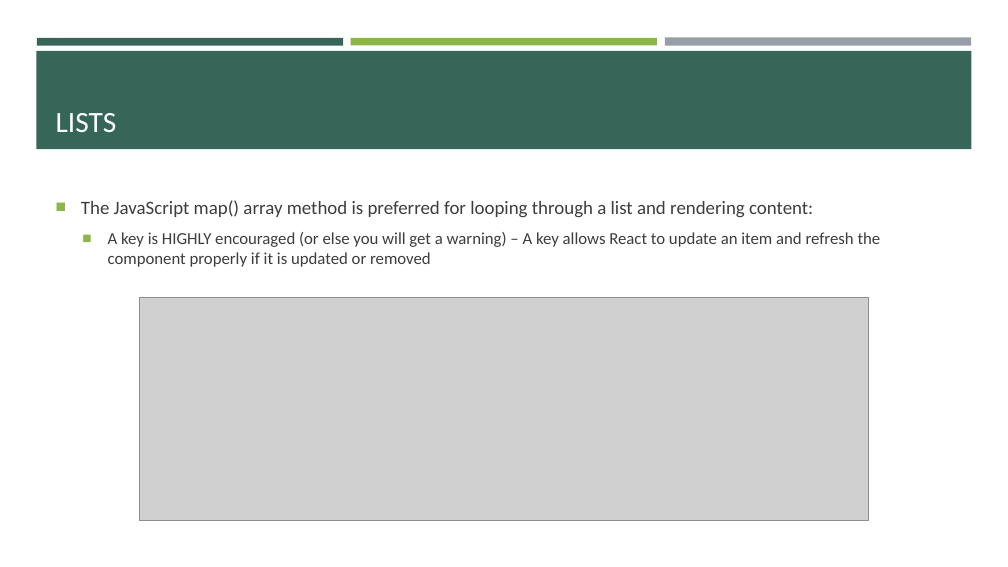
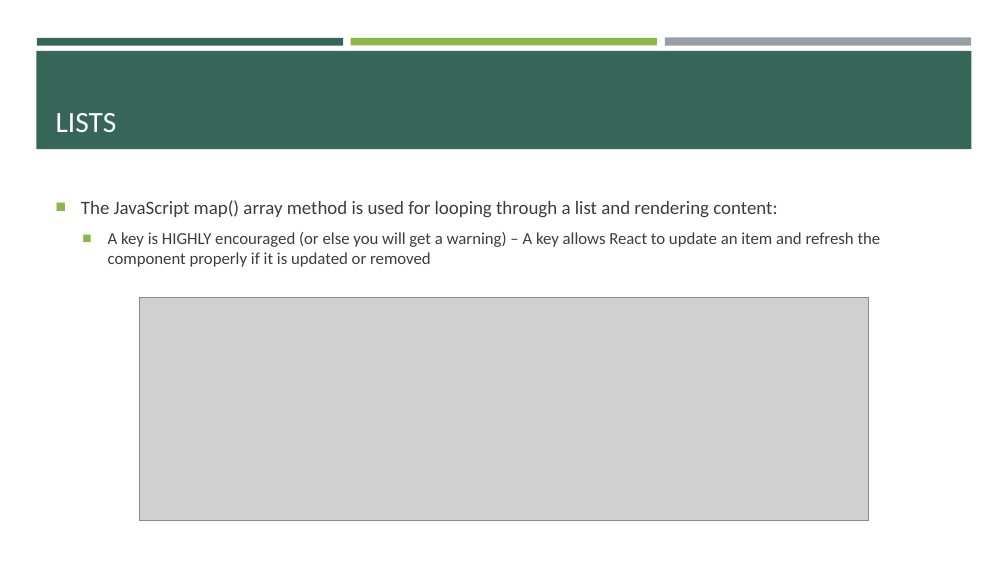
Before and after one commit to e-m-wilson/SNOW, a slide deck: slide 18 of Week_2/React.pptx. Drawn at 1008x567 pixels with LibreOffice and Linux fonts; fonts in the diff are those of the drawing; grey boxes stand for pictures. Boxes give left, top, right and bottom in pixels: in the first picture for what was removed or moved away, otherwise in the second. Text is boxed around its words. In the diff, an @@ line names an element or a change of style, - is before the commit and + after.

```diff
--- a/Week_2/React.pptx
+++ b/Week_2/React.pptx
@@ text at (81, 200, 777, 218): text changed @@
-■ The JavaScript map() array method is preferred for looping through a list and rendering content:
+■ The JavaScript map() array method is used for looping through a list and rendering content:
```
Also in this commit, not shown: 8 other slides changed, 10 slides added, 2 other files.
